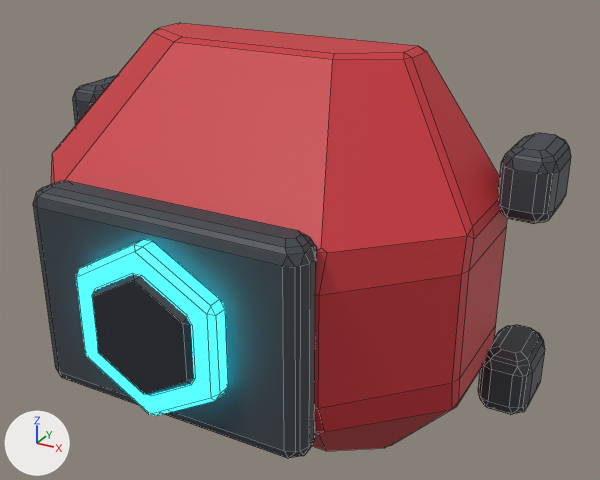
The FBX model Assets/Resources/ClamshellMeshes/LowerArmBack_Set10_Aegis.fbx as it was, and as the next commit left it.
Camera for both pictures: a 50 mm lens placed at (0.318, -0.568, 0.276), pointed at (0.037, -0.058, 0.021). The axes (+X, +Y, +Z) are drawn at lower left. The lights are the same throughout. The older version comes first. Mesh edges are drawn as thin lines. Where no turn or scale is listed for an object, it has been applied to the vertices.

The first picture shows 'LowerArmBack_Set10_Aegis'.
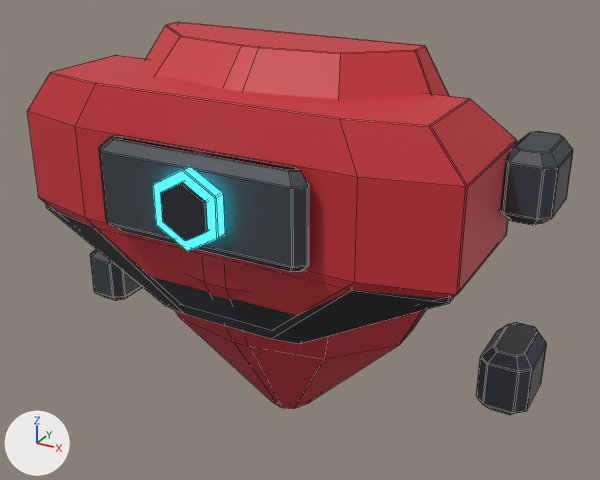
Diff of the bpy script that builds the scene:
```diff
--- a/Assets/Resources/ClamshellMeshes/LowerArmBack_Set10_Aegis.fbx.py
+++ b/Assets/Resources/ClamshellMeshes/LowerArmBack_Set10_Aegis.fbx.py
@@ me_lowerarmback_set10_aegis_001 @@
 # used by ob_lowerarmback_set10_aegis; location = (0.0, 0.0, 0.0)
-me_lowerarmback_set10_aegis_001.from_pydata(...)  # 584 vertices, 610 faces; spans x -0.215..0.215, y -0.207..0.03, z -0.165..0.165
+me_lowerarmback_set10_aegis_001.from_pydata(...)  # 696 vertices, 715 faces; spans x -0.215..0.215, y -0.152..0.03, z -0.165..0.165
+# me_lowerarmback_set10_aegis_001 part 1: the loose piece of 92 vertices spanning x -0.18..0.18, y -0.17..0.0, z -0.165..0.165 is rebuilt with 88 vertices and now spans x -0.148..0.148, y -0.125..0.0, z -0.165..0.165
+# me_lowerarmback_set10_aegis_001 part 2: the loose piece of 84 vertices spanning x 0.175..0.215, y -0.03..0.03, z -0.106..-0.053 is rebuilt with 84 vertices and now spans x 0.175..0.215, y -0.03..0.03, z -0.106..-0.053
+# me_lowerarmback_set10_aegis_001 part 3: the loose piece of 84 vertices spanning x -0.215..-0.175, y -0.03..0.03, z 0.053..0.106 is rebuilt with 84 vertices and now spans x -0.215..-0.175, y -0.03..0.03, z 0.053..0.106
+# me_lowerarmback_set10_aegis_001 part 4: the loose piece of 84 vertices spanning x 0.175..0.215, y -0.03..0.03, z 0.053..0.106 is rebuilt with 84 vertices and now spans x 0.175..0.215, y -0.03..0.03, z 0.053..0.106
+# me_lowerarmback_set10_aegis_001 part 5: the loose piece of 84 vertices spanning x -0.215..-0.175, y -0.03..0.03, z -0.106..-0.053 is rebuilt with 84 vertices and now spans x -0.215..-0.175, y -0.03..0.03, z -0.106..-0.053
+# me_lowerarmback_set10_aegis_001 part 6: a new loose piece of 80 vertices spanning x -0.086..0.086, y -0.142..-0.125, z 0.034..0.105, in mat_frame (dark grey #3a3f45)
+# me_lowerarmback_set10_aegis_001 part 7: a new loose piece of 60 vertices spanning x -0.175..0.175, y -0.121..0.0, z -0.041..0.13, in mat_dark (black #23272d)
+# me_lowerarmback_set10_aegis_001 part 8: a new loose piece of 60 vertices spanning x -0.18..0.18, y -0.125..0.0, z -0.033..0.139, in mat_shell (red #c83038)
+# me_lowerarmback_set10_aegis_001 part 9: a new loose piece of 36 vertices spanning x -0.026..0.026, y -0.15..-0.141, z 0.04..0.099, in mat_glow (cyan #27e5ff, glowing cyan #27e5ff)
+# me_lowerarmback_set10_aegis_001 part 10: a new loose piece of 36 vertices spanning x -0.019..0.019, y -0.152..-0.141, z 0.048..0.09, in mat_dark (black #23272d)
+# me_lowerarmback_set10_aegis_001 part 11: the loose piece of 36 vertices spanning x -0.057..0.057, y -0.203..-0.186, z -0.063..0.063 is deleted
+# me_lowerarmback_set10_aegis_001 part 12: the loose piece of 36 vertices spanning x -0.041..0.041, y -0.207..-0.186, z -0.045..0.045 is deleted
+# me_lowerarmback_set10_aegis_001 part 13
+# 84 vertices are removed from x -0.109..0.109, y -0.188..-0.157, z -0.078..0.078
+# 88 faces are deleted
 me_lowerarmback_set10_aegis_001.materials.append(mat_shell)
```

Location of each change, [x1, y1, x2, y2] in pixels of the pictures (600 x 480 px):
'LowerArmBack_Set10_Aegis', reshaped (10% shorter)
    before: [33, 23, 571, 458]
    after: [27, 22, 573, 415]
part 1 of me_lowerarmback_set10_aegis_001, rebuilt
    before: [51, 23, 507, 451]
    after: [146, 22, 449, 409]
part 2 of me_lowerarmback_set10_aegis_001, rebuilt
    before: [478, 324, 545, 414]
    after: [476, 322, 547, 415]
part 3 of me_lowerarmback_set10_aegis_001, rebuilt (not visible afterwards)
    before: [73, 76, 116, 124]
part 4 of me_lowerarmback_set10_aegis_001, rebuilt
    before: [498, 133, 571, 224]
    after: [500, 131, 573, 225]
part 5 of me_lowerarmback_set10_aegis_001, rebuilt (not visible before)
    after: [90, 249, 143, 301]
part 6 of me_lowerarmback_set10_aegis_001, added
    after: [99, 136, 309, 272]
part 7 of me_lowerarmback_set10_aegis_001, added (black)
    after: [46, 204, 455, 344]
part 8 of me_lowerarmback_set10_aegis_001, added (red)
    after: [27, 55, 517, 315]
part 9 of me_lowerarmback_set10_aegis_001, added (cyan)
    after: [153, 166, 225, 251]
part 10 of me_lowerarmback_set10_aegis_001, added (black)
    after: [160, 182, 208, 241]
part 11 of me_lowerarmback_set10_aegis_001, deleted (cyan)
    before: [76, 240, 228, 415]
part 12 of me_lowerarmback_set10_aegis_001, deleted (black)
    before: [92, 274, 194, 395]
part 13 of me_lowerarmback_set10_aegis_001, deleted
    before: [33, 181, 317, 458]
